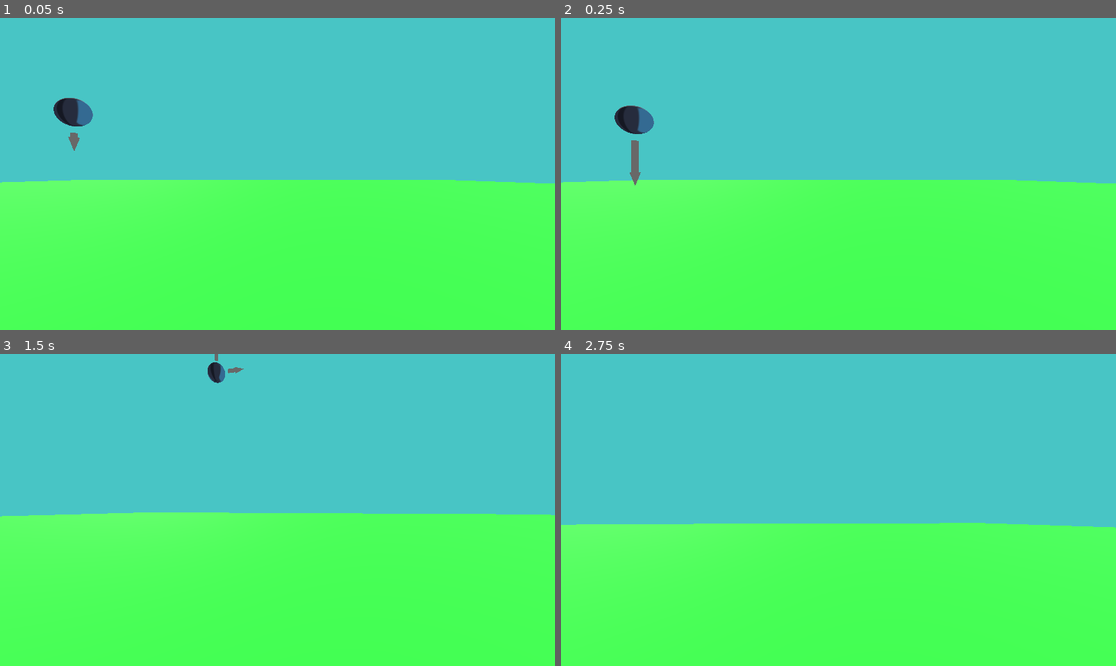
Above: before the commit, frames 1-4 (two rows, left to right).
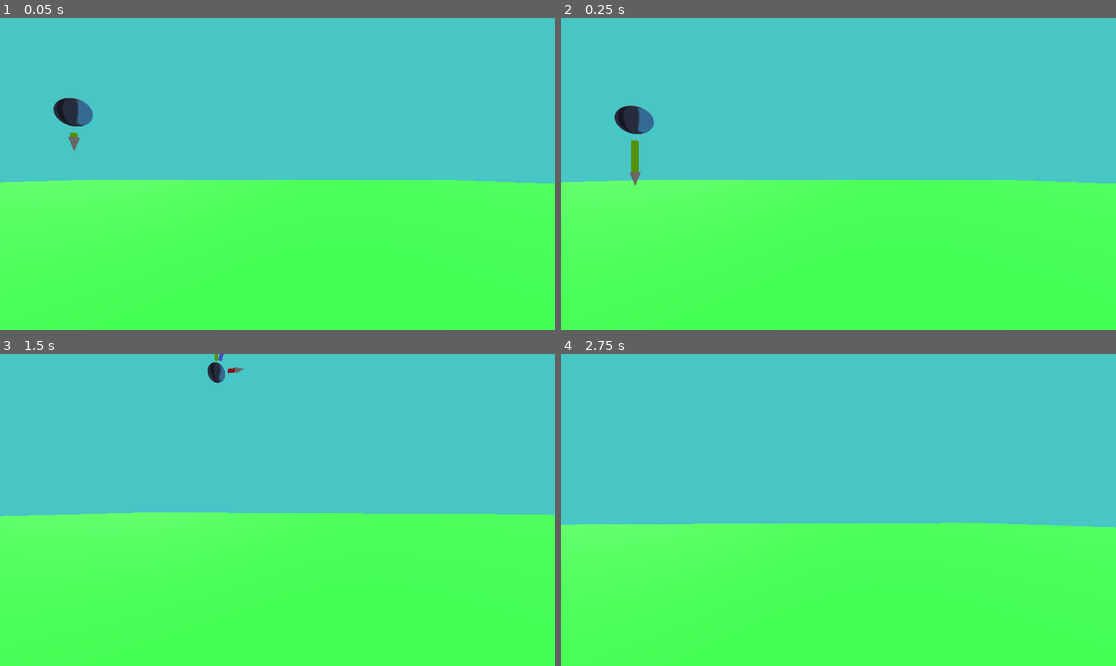
Above: after the commit, the same moments.

Repository: ErythiaSea/CMP400-PhET
Game: Godot game, scene res://Scenes/testEnv.tscn
Two runs of this game, one before a commit and one after it. Both use one fixed random seed, a clock stepped at 60 frames per second and the inputs below. The engine's default icon, where the game draws it, is replaced by a stand-in: a white triangle on a blue panel in a dark square.
Inputs (mouse positions are in pixels of both pictures, inside the frame that each line leads up to):
- Up to frame 1 (0.05 s): no input
- Up to frame 2 (0.25 s): no input
- Up to frame 3 (1.5 s): tap Enter (ui_accept) at 0.5, 0.77 s; move the mouse to (305, 510) at 0.52 s; hold C (ball_right) 0.53-1.28 s; hold S (camera_bck) 0.53-1.28 s; move the mouse to (249, 510) at 1.27 s; hold Z (ball_left) from 1.28 s (still down); tap E (camera_down) at 1.35 s
- Up to frame 4 (2.75 s): tap Enter (ui_accept) at 1.52, 2 s; move the mouse to (849, 503) at 2.02 s; release Z (ball_left) at 2.03 s; hold C (ball_right) from 2.03 s (still down); hold W (camera_fwd) from 2.03 s (still down)

The runs differ from the first frame. In frame 1, less than 0.1% of the frame differs, in the area x 12-15%, y 36-39%; in frame 2, 0.1%, in the area x 12-15%, y 39-50%; in frame 3, less than 0.1%; in frame 4, nothing differs.

Commit message:
total velocity vector component!

Diff:
--- a/Scenes/forceArrow.tscn
+++ b/Scenes/forceArrow.tscn
@@ -14,6 +14,7 @@
 height = 0.5
 
 [node name="VelocityComp" type="MeshInstance3D"]
+transform = Transform3D(1, 0, 0, 0, -4.3711385e-08, 0.99999994, 0, -0.99999994, -4.3711385e-08, 0, 0, 0)
 layers = 2
 sorting_offset = 300.0
 mesh = SubResource("CylinderMesh_y0ay8")
--- a/Scenes/forceDiagComponent.tscn
+++ b/Scenes/forceDiagComponent.tscn
@@ -1,7 +1,34 @@
-[gd_scene load_steps=3 format=3 uid="uid://bvlr2qb0wnb5"]
+[gd_scene load_steps=9 format=3 uid="uid://bvlr2qb0wnb5"]
 
 [ext_resource type="Script" uid="uid://ce476wim3fnx1" path="res://Scenes/force_diag_component.gd" id="1_4iem0"]
 [ext_resource type="PackedScene" uid="uid://dn3b1uerd80e8" path="res://Scenes/forceArrow.tscn" id="2_kkuxl"]
+
+[sub_resource type="CylinderMesh" id="CylinderMesh_kkuxl"]
+resource_local_to_scene = true
+top_radius = 0.1
+bottom_radius = 0.1
+height = 1.0
+
+[sub_resource type="StandardMaterial3D" id="StandardMaterial3D_kkuxl"]
+albedo_color = Color(0.7015089, 0, 0.135411, 1)
+
+[sub_resource type="CylinderMesh" id="CylinderMesh_wnm10"]
+resource_local_to_scene = true
+top_radius = 0.1
+bottom_radius = 0.1
+height = 1.0
+
+[sub_resource type="StandardMaterial3D" id="StandardMaterial3D_wnm10"]
+albedo_color = Color(0.4400552, 0.742938, 1.1551381e-06, 1)
+
+[sub_resource type="CylinderMesh" id="CylinderMesh_efwwu"]
+resource_local_to_scene = true
+top_radius = 0.1
+bottom_radius = 0.1
+height = 1.0
+
+[sub_resource type="StandardMaterial3D" id="StandardMaterial3D_efwwu"]
+albedo_color = Color(0.33505142, 0.40292385, 1, 1)
 
 [node name="ArrowRoot" type="Node3D"]
 top_level = true
@@ -9,6 +36,15 @@
 
 [node name="VelocityCompX" parent="." instance=ExtResource("2_kkuxl")]
 transform = Transform3D(-4.371139e-08, 1, 0, -1, -4.371139e-08, 0, 0, 0, 1, 1.5, 0, 0)
+mesh = SubResource("CylinderMesh_kkuxl")
+surface_material_override/0 = SubResource("StandardMaterial3D_kkuxl")
 
 [node name="VelocityCompY" parent="." instance=ExtResource("2_kkuxl")]
 transform = Transform3D(1, 0, 0, 0, 1, 0, 0, 0, 1, 0, 1.5, 0)
+mesh = SubResource("CylinderMesh_wnm10")
+surface_material_override/0 = SubResource("StandardMaterial3D_wnm10")
+
+[node name="VelocityCompT" parent="." instance=ExtResource("2_kkuxl")]
+transform = Transform3D(1, 0, 0, 0, -4.371139e-08, 1, 0, -1, -4.371139e-08, 0, 1.5, 0)
+mesh = SubResource("CylinderMesh_efwwu")
+surface_material_override/0 = SubResource("StandardMaterial3D_efwwu")
--- a/Scenes/force_ball.gd
+++ b/Scenes/force_ball.gd
@@ -17,5 +17,4 @@
 	if Input.is_action_just_pressed("ui_accept"):
 		linear_velocity.y = 10.0
 
-	force_diag.vel_x = linear_velocity.x
-	force_diag.vel_y = linear_velocity.y
+	force_diag.vel = linear_velocity
--- a/Scenes/force_diag_component.gd
+++ b/Scenes/force_diag_component.gd
@@ -6,12 +6,12 @@
 
 @onready var _vel_comp_x: ForceArrow = $VelocityCompX
 @onready var _vel_comp_y: ForceArrow = $VelocityCompY
-@onready var arrows: Array[ForceArrow] = [_vel_comp_x, _vel_comp_y]
+@onready var _vel_comp_t: ForceArrow = $VelocityCompT
+@onready var arrows: Array[ForceArrow] = [_vel_comp_x, _vel_comp_y, _vel_comp_t]
 # @onready var _vel_total: MeshInstance3D = $VelocityTotal
 
 # The parent should modify these with appropriate values
-var vel_x: float = 1.0
-var vel_y: float = 1.0
+var vel: Vector3 = Vector3.UP
 
 # Called when the node enters the scene tree for the first time.
 func _ready() -> void:
@@ -23,32 +23,47 @@
 	var x_mul: float = 1.0
 	var y_mul: float = 1.0
 
+	var fwd = vel.normalized()
+
 	if !Engine.is_editor_hint():
 	## todo: i need to reduce duplicate code here this gets messy fast
-		if (abs(vel_x) > 0):
-			_vel_comp_x.body_mesh.height = abs(vel_x)*length_scale
+		if (abs(vel.x) > 0.05):
+			_vel_comp_x.body_mesh.height = abs(vel.x)*length_scale
 			_vel_comp_x.visible = true
+			if vel.x > 0:
+				_vel_comp_x.rotation.y = 0
+			else:
+				x_mul = -1.0
+				_vel_comp_x.rotation_degrees.y = 180
 		else:
-			_vel_comp_x.body_mesh.height = abs(vel_x)*length_scale
 			_vel_comp_x.visible = false
-		if (abs(vel_y) > 0.05):
-			_vel_comp_y.body_mesh.height = abs(vel_y)*length_scale
+
+		if (abs(vel.y) > 0.05):
+			_vel_comp_y.body_mesh.height = abs(vel.y)*length_scale
 			_vel_comp_y.visible = true
+			if vel.y > 0:
+				_vel_comp_y.rotation.x = 0
+			else:
+				y_mul = -1.0
+				_vel_comp_y.rotation_degrees.x = 180
 		else:
 			_vel_comp_y.visible = false
 
-		## todo: i need to get the actual forward vector but this works for now
-		if vel_x > 0:
-			_vel_comp_x.rotation.y = 0
+		if (vel.length_squared() > 0.05):
+			_vel_comp_t.body_mesh.height = vel.length()*length_scale
+			_vel_comp_t.visible = true
+
+			# construct basis from side and up vectors relative to forward direction
+			var side: Vector3 = Vector3.UP.cross(fwd).normalized()
+			var new_up: Vector3 = fwd.cross(side).normalized()
+			var new_basis: Basis = Basis(side, new_up, fwd)
+			# rotate basis by x -90 to account for arrow facing up and not forward
+			new_basis = new_basis * Basis.from_euler(Vector3(TAU/4, 0, 0))
+			_vel_comp_t.basis = new_basis
+
 		else:
-			x_mul = -1.0
-			_vel_comp_x.rotation_degrees.y = 180
-
-		if vel_y > 0:
-			_vel_comp_y.rotation.x = 0
-		else:
-			y_mul = -1.0
-			_vel_comp_y.rotation_degrees.x = 180
+			_vel_comp_t.visible = false
 
 	_vel_comp_x.position.x = (distance_from_center + _vel_comp_x.body_mesh.height/2) * x_mul
 	_vel_comp_y.position.y = (distance_from_center +_vel_comp_y.body_mesh.height/2) * y_mul
+	_vel_comp_t.position = (distance_from_center + _vel_comp_t.body_mesh.height/2) * vel.normalized()
Not shown: 1 places in Scenes/forceArrow.tscn that only renumber resources
